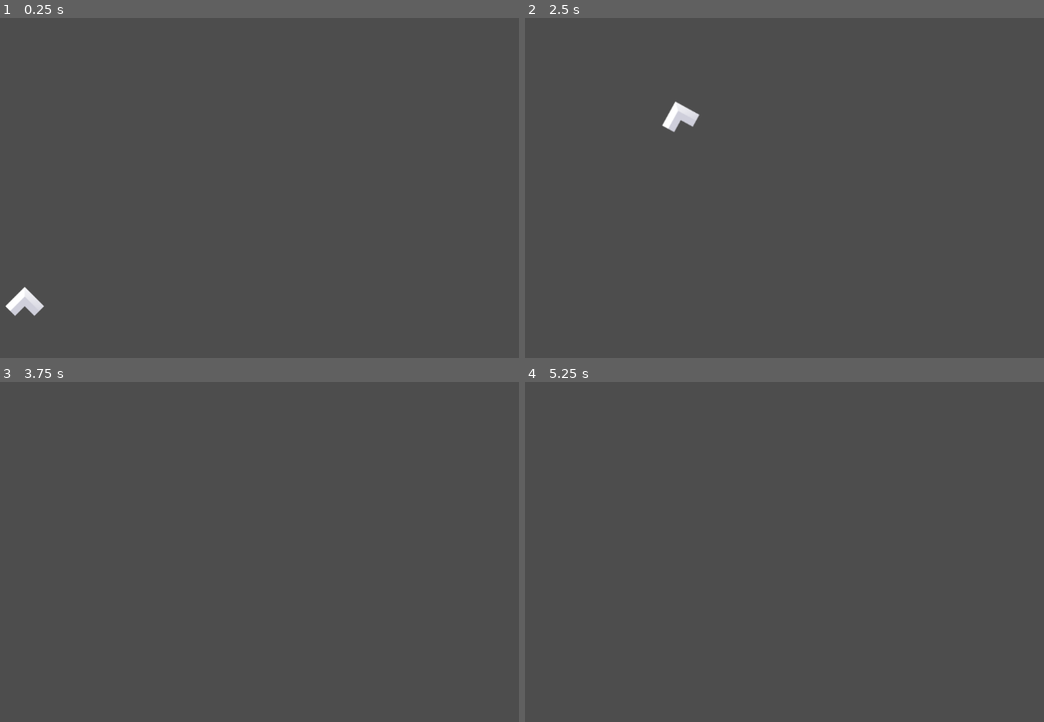
Above: before the commit, frames 1-4 (two rows, left to right).
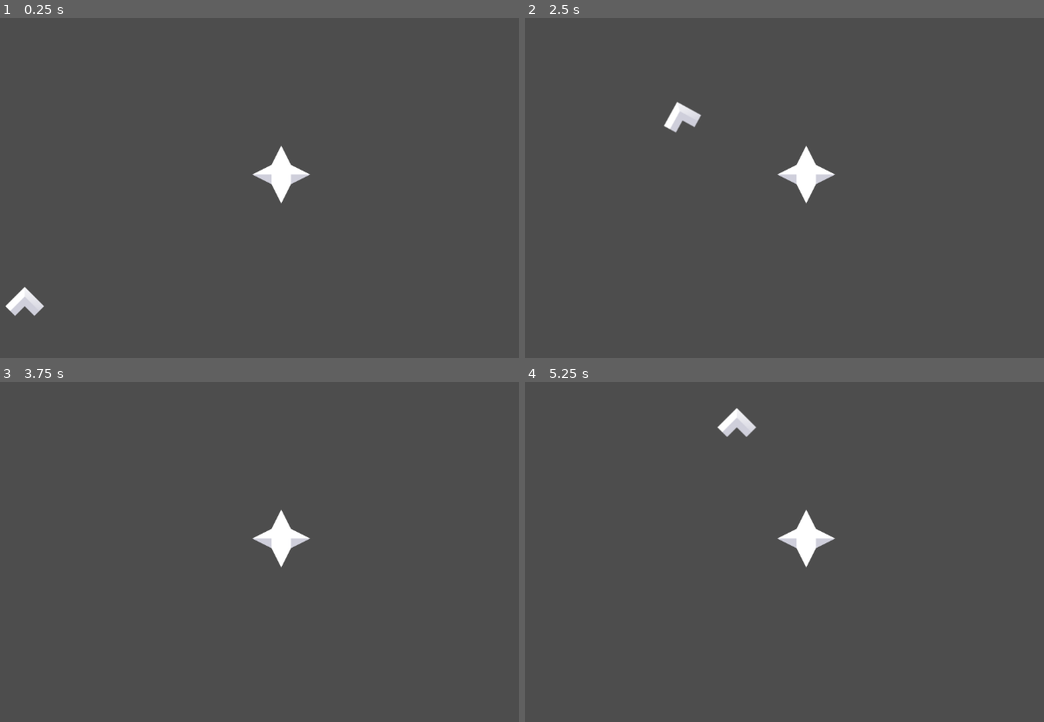
Above: after the commit, the same moments.

Repository: SpaceDemonMars/Spaceship-Slinger
Game: Godot game, scene res://Scenes/dev_testing.tscn
Same seed, same stepped clock (60 frames per second), same inputs: the game is played once before the commit and once after it.
Inputs:
- Up to frame 1 (0.25 s): no input
- Up to frame 2 (2.5 s): tap Enter at 0.5 s; hold Right (Right) 0.53-1.28 s; hold Down (ThrustBackwards) 1.28-2.03 s; hold Right (Right) from 2.03 s (still down)
- Up to frame 3 (3.75 s): release Right (Right) at 2.78 s; hold Down (ThrustBackwards) 2.78-3.53 s; tap Space at 3.5 s; hold Left (Left) from 3.53 s (still down)
- Up to frame 4 (5.25 s): tap Enter at 4.25 s; release Left (Left) at 5.03 s; hold Down (ThrustBackwards) from 5.03 s (still down)

The runs differ from the first frame. In frame 1, 0.7% of the frame differs, in the area x 48-60%, y 37-55%; in frame 2, 0.8%; in frame 3, 0.7%; in frame 4, 1.0%, in the area x 36-60%, y 7-55%.

Commit message:
Player Gravity

Diff:
--- /dev/null
+++ b/starship-slinger/Objects/obj_gravity.tscn
@@ -0,0 +1,24 @@
+[gd_scene load_steps=5 format=3 uid="uid://b672krlvwbqre"]
+
+[ext_resource type="Texture2D" uid="uid://btba30sv1pgol" path="res://Assets/Sprites/Asteroids/star_large.png" id="1_mes75"]
+[ext_resource type="Script" uid="uid://dv5lj7hajv18i" path="res://Scripts/gravity_stats.gd" id="1_n1qjq"]
+
+[sub_resource type="CircleShape2D" id="CircleShape2D_65g4h"]
+radius = 34.234486
+
+[sub_resource type="CircleShape2D" id="CircleShape2D_t4x7n"]
+radius = 226.00885
+
+[node name="ObjGravity" type="CharacterBody2D"]
+script = ExtResource("1_n1qjq")
+
+[node name="Sprite2D" type="Sprite2D" parent="."]
+texture = ExtResource("1_mes75")
+
+[node name="CollisionShape2D" type="CollisionShape2D" parent="."]
+shape = SubResource("CircleShape2D_65g4h")
+
+[node name="GravityArea" type="Area2D" parent="."]
+
+[node name="GravityCollision" type="CollisionShape2D" parent="GravityArea"]
+shape = SubResource("CircleShape2D_t4x7n")
--- a/starship-slinger/Objects/obj_player.tscn
+++ b/starship-slinger/Objects/obj_player.tscn
@@ -1,10 +1,13 @@
-[gd_scene load_steps=4 format=3 uid="uid://cxg87ju51gjo6"]
+[gd_scene load_steps=5 format=3 uid="uid://cxg87ju51gjo6"]
 
 [ext_resource type="Script" uid="uid://dxhhhxbv7260u" path="res://Scripts/player_movement.gd" id="1_mir30"]
 [ext_resource type="Texture2D" uid="uid://jnhk0vc5yrgj" path="res://Assets/Sprites/Ships/ship_A.png" id="2_75kfv"]
 
 [sub_resource type="CircleShape2D" id="CircleShape2D_cfy34"]
 radius = 25.0
+
+[sub_resource type="CircleShape2D" id="CircleShape2D_mir30"]
+radius = 36.013885
 
 [node name="ObjPlayer" type="CharacterBody2D"]
 motion_mode = 1
@@ -13,6 +16,13 @@
 [node name="Sprite2D" type="Sprite2D" parent="."]
 texture = ExtResource("2_75kfv")
 
-[node name="CollisionShape2D" type="CollisionShape2D" parent="."]
+[node name="Hitbox" type="CollisionShape2D" parent="."]
 position = Vector2(0, 5)
 shape = SubResource("CircleShape2D_cfy34")
+
+[node name="GravityArea" type="Area2D" parent="."]
+
+[node name="CollisionShape2D" type="CollisionShape2D" parent="GravityArea"]
+shape = SubResource("CircleShape2D_mir30")
+
+[connection signal="area_entered" from="GravityArea" to="." method="_on_gravity_area_area_entered"]
--- a/starship-slinger/Scenes/dev_testing.tscn
+++ b/starship-slinger/Scenes/dev_testing.tscn
@@ -1,8 +1,13 @@
-[gd_scene load_steps=2 format=3 uid="uid://dlge1r7jwivtn"]
+[gd_scene load_steps=3 format=3 uid="uid://dlge1r7jwivtn"]
 
 [ext_resource type="PackedScene" uid="uid://cxg87ju51gjo6" path="res://Objects/obj_player.tscn" id="1_he8rk"]
+[ext_resource type="PackedScene" uid="uid://b672krlvwbqre" path="res://Objects/obj_gravity.tscn" id="2_c5b5h"]
 
 [node name="DevTesting" type="Node2D"]
 
 [node name="ObjPlayer" parent="." instance=ExtResource("1_he8rk")]
 position = Vector2(335, 469)
+
+[node name="ObjGravity" parent="." instance=ExtResource("2_c5b5h")]
+position = Vector2(759, 259)
+gravityStr = 2.7
--- /dev/null
+++ b/starship-slinger/Scripts/gravity_stats.gd
@@ -0,0 +1,3 @@
+extends CharacterBody2D
+
+@export var gravityStr: float
--- a/starship-slinger/Scripts/player_movement.gd
+++ b/starship-slinger/Scripts/player_movement.gd
@@ -5,6 +5,9 @@
 var fuelTotal = 1000000000
 var fuelLoss = 5
 var inputVec : Vector2
+
+var gravityHomeList: Array[Vector2]
+var gravityStrList: Array[float]
 
 # Called when the node enters the scene tree for the first time.
 func _ready() -> void:
@@ -25,8 +28,23 @@
 		self.velocity += inputVec.rotated(rotation) * shipAccel
 		fuelTotal -= fuelLoss
 
-	#Space friction
-	if inputVec.y == 0:
+	#Space friction and gravity from planets
+
+	var gravityEffect := Vector2.ZERO
+	for g in gravityStrList.size():
+		var curGravStr = gravityStrList[g]
+		var curGravPos = gravityHomeList[g]
+		var curGravVec = (curGravPos - self.position).normalized()
+		gravityEffect += curGravVec * curGravStr
+	velocity = velocity + gravityEffect
+
+	if inputVec.y == 0 && gravityEffect != Vector2.ZERO:
 		velocity = velocity.move_toward(Vector2.ZERO, 4)
 
 	move_and_slide()
+
+
+func _on_gravity_area_area_entered(area: Area2D) -> void:
+	if area.name == "GravityArea":
+		gravityStrList.append(area.get_parent().gravityStr)
+		gravityHomeList.append(area.get_parent().position)
Not shown, added: starship-slinger/Scripts/gravity_stats.gd.uid
